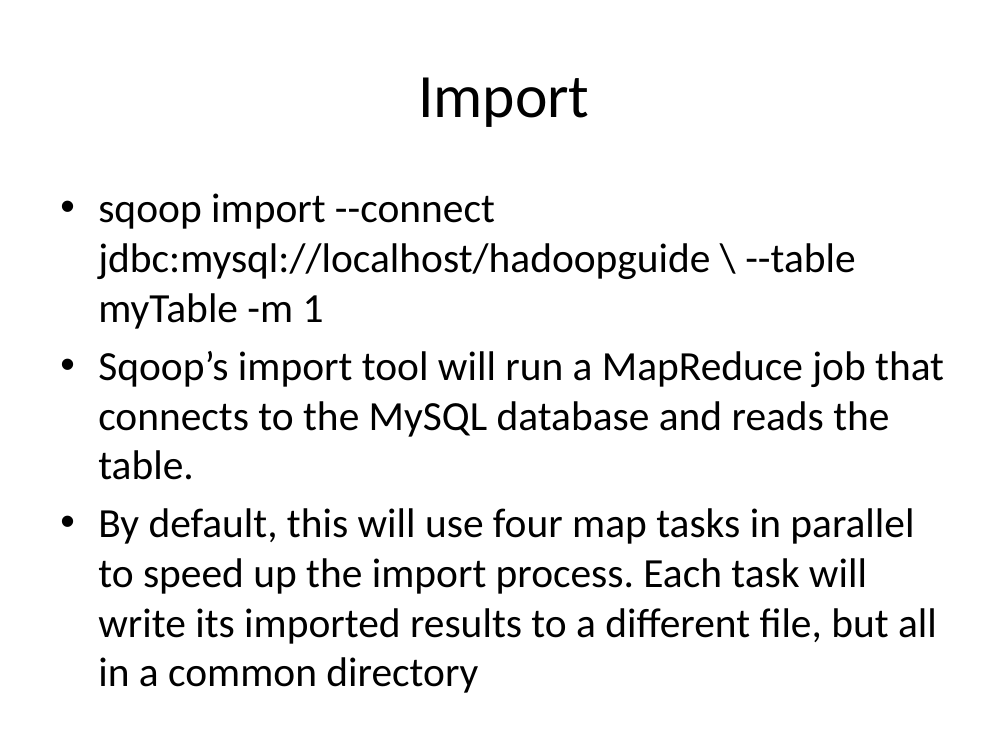
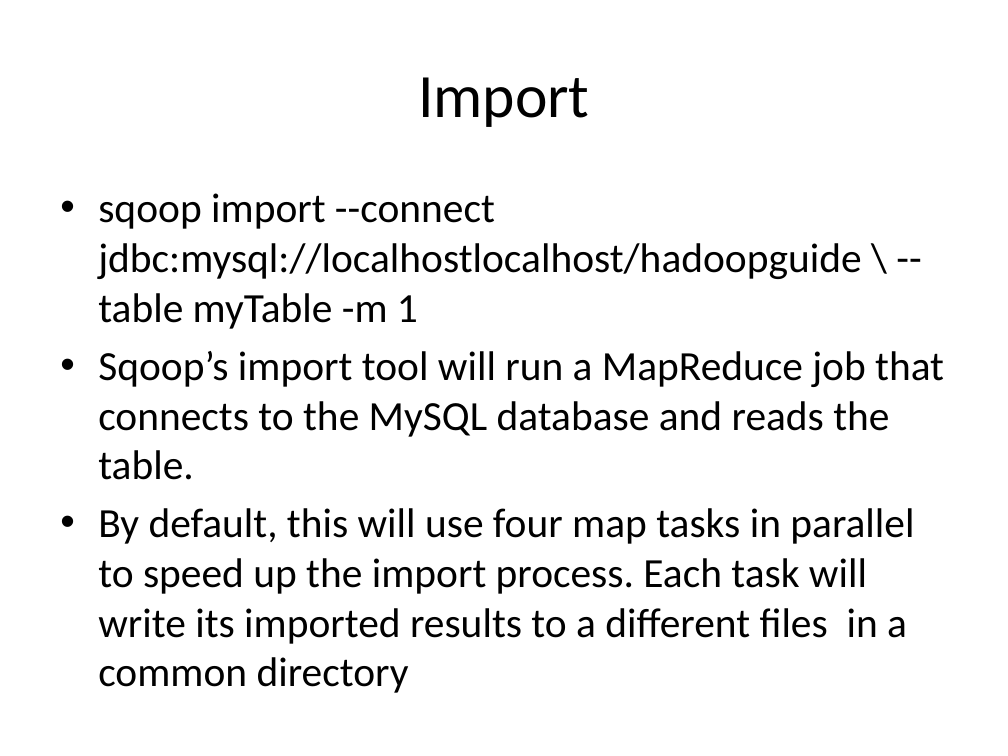
Before and after one commit to bigdatajunkies/hadoopoverview, a slide deck: slide 5 of PPTS/Sqoop Introduction.pptx. Drawn at 1008x756 pixels with LibreOffice and Linux fonts; fonts in the diff are those of the drawing. Boxes give left, top, right and bottom in pixels: in the first picture for what was removed or moved away, otherwise in the second. Text is boxed around its words. In the diff, an @@ line names an element or a change of style, - is before the commit and + after.

Commit message:
Updated Sqoop Introduction

```diff
--- a/PPTS/Sqoop Introduction.pptx
+++ b/PPTS/Sqoop Introduction.pptx
@@ text at (98,193,861,329): text changed @@
-• sqoop import --connect jdbc:mysql://localhost/hadoopguide \ --table myTable -m 1
+• sqoop import --connect jdbc:mysql://localhostlocalhost/hadoopguide \ --table myTable -m 1
@@ text at (98,508,914,693): text changed @@
-• By default, this will use four map tasks in parallel to speed up the import process. Each task will write its imported results to a different file, but all in a common directory
+• By default, this will use four map tasks in parallel to speed up the import process. Each task will write its imported results to a different files in a common directory
```
Also in this commit, not shown: 3 other slides changed.
